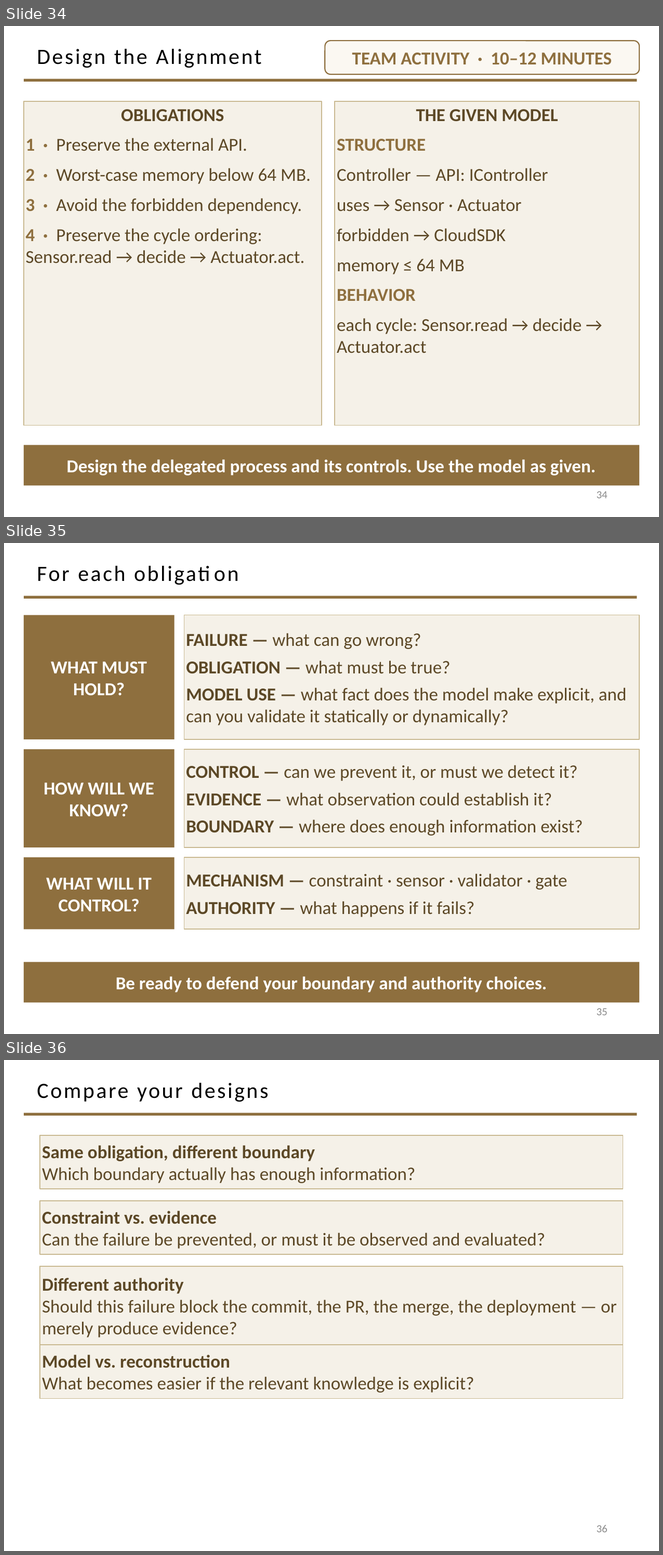
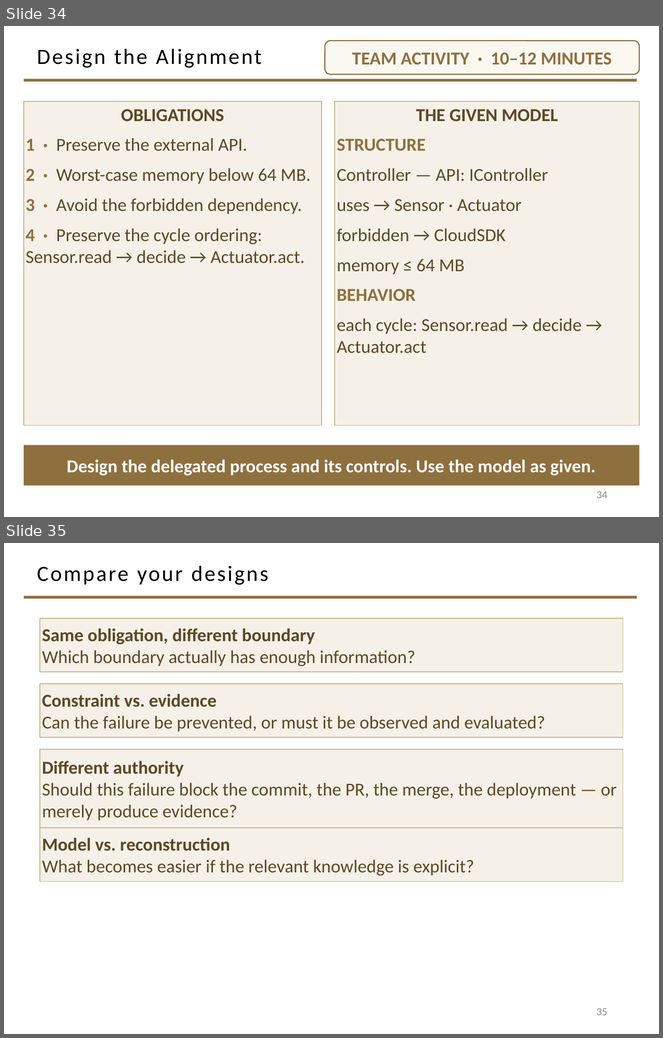
Before and after one commit to davisjam/model-based-agentic-software-engineering, a slide deck: course/lectures/act-2-delegation-and-control/03-alignment/2-3-Alignment.pptx. Shown one above the other, each under a label of ours: slides 34, 35 and 36 before the commit, slides 34 and 35 after it. The pictures are 663x1555 and 663x1038 pixels, drawn with LibreOffice and Linux fonts; fonts in the diff are those of the drawing; background and template pictures are left out. Boxes give left, top, right and bottom in pixels: in the first picture for what was removed or moved away, otherwise in the second. Text is boxed around its words. In the diff, an @@ line names an element or a change of style, - is before the commit and + after.

```diff
--- a/course/lectures/act-2-delegation-and-control/03-alignment/2-3-Alignment.pptx
+++ b/course/lectures/act-2-delegation-and-control/03-alignment/2-3-Alignment.pptx
@@ slide 35 removed at bbox=[4, 543, 659, 1034], background #FFFFFF; not listed: 1 template element that a slide beside it also shows @@
@@ title removed at bbox=[37, 565, 125, 581] @@
-For each obligation
@@ rectangle removed at bbox=[24, 615, 175, 740] @@
-WHAT MUST HOLD?
@@ rectangle removed at bbox=[184, 615, 639, 740] @@
-FAILURE — what can go wrong?
-OBLIGATION — what must be true?
-MODEL USE — what fact does the model make explicit, and can you validate it statically or dynamically?
@@ rectangle removed at bbox=[24, 749, 175, 848] @@
-HOW WILL WE KNOW?
@@ rectangle removed at bbox=[184, 749, 639, 848] @@
-CONTROL — can we prevent it, or must we detect it?
-EVIDENCE — what observation could establish it?
-BOUNDARY — where does enough information exist?
@@ rectangle removed at bbox=[24, 858, 175, 929] @@
-WHAT WILL IT CONTROL?
@@ rectangle removed at bbox=[184, 858, 639, 929] @@
-MECHANISM — constraint · sensor · validator · gate
-AUTHORITY — what happens if it fails?
@@ rectangle removed at bbox=[24, 962, 639, 1003] @@
-Be ready to defend your boundary and authority choices.
@@ page number removed at bbox=[597, 1008, 608, 1016] @@
-35
@@ what was slide 36 is now slide 35 @@
@@ page number at bbox=[597, 1008, 608, 1016]: text changed @@
-36
+35
```
